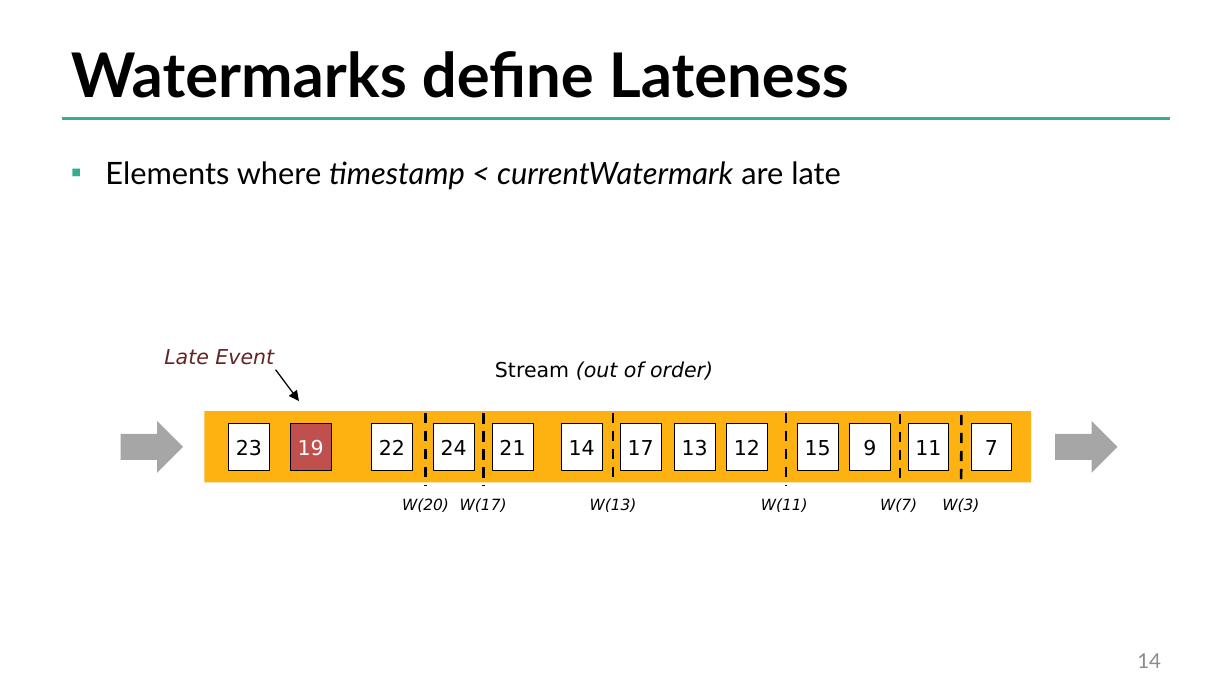
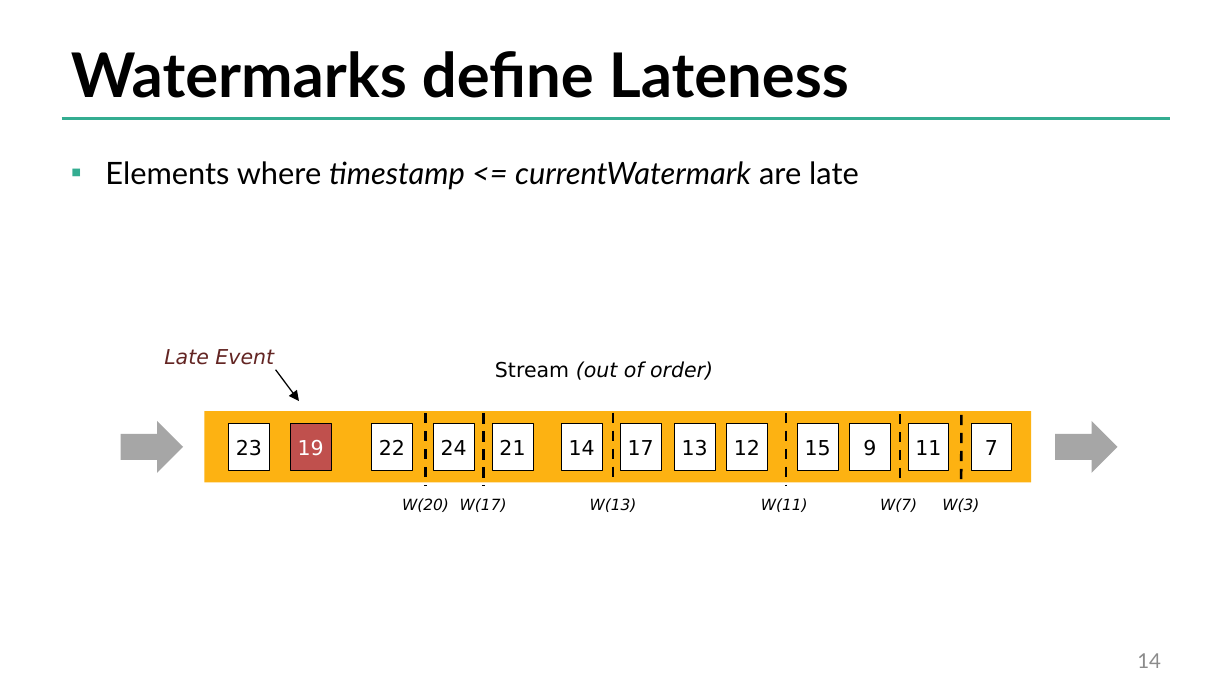
Before and after one commit to dataArtisans/flink-training-web, a slide deck: slide 14 of slides/flink_stream_time.pptx. Drawn at 1232x693 pixels with LibreOffice and Linux fonts; fonts in the diff are those of the drawing; background and template pictures are left out. Boxes give left, top, right and bottom in pixels: in the first picture for what was removed or moved away, otherwise in the second. Text is boxed around its words. In the diff, an @@ line names an element or a change of style, - is before the commit and + after.

Commit message:
small updates to slides

```diff
--- a/slides/flink_stream_time.pptx
+++ b/slides/flink_stream_time.pptx
@@ text at bbox=[105, 161, 859, 190]: text changed @@
-▪ Elements where timestamp < currentWatermark are late
+▪ Elements where timestamp <= currentWatermark are late
```
Also in this commit, not shown: 2 other slides changed, 1 other file.
